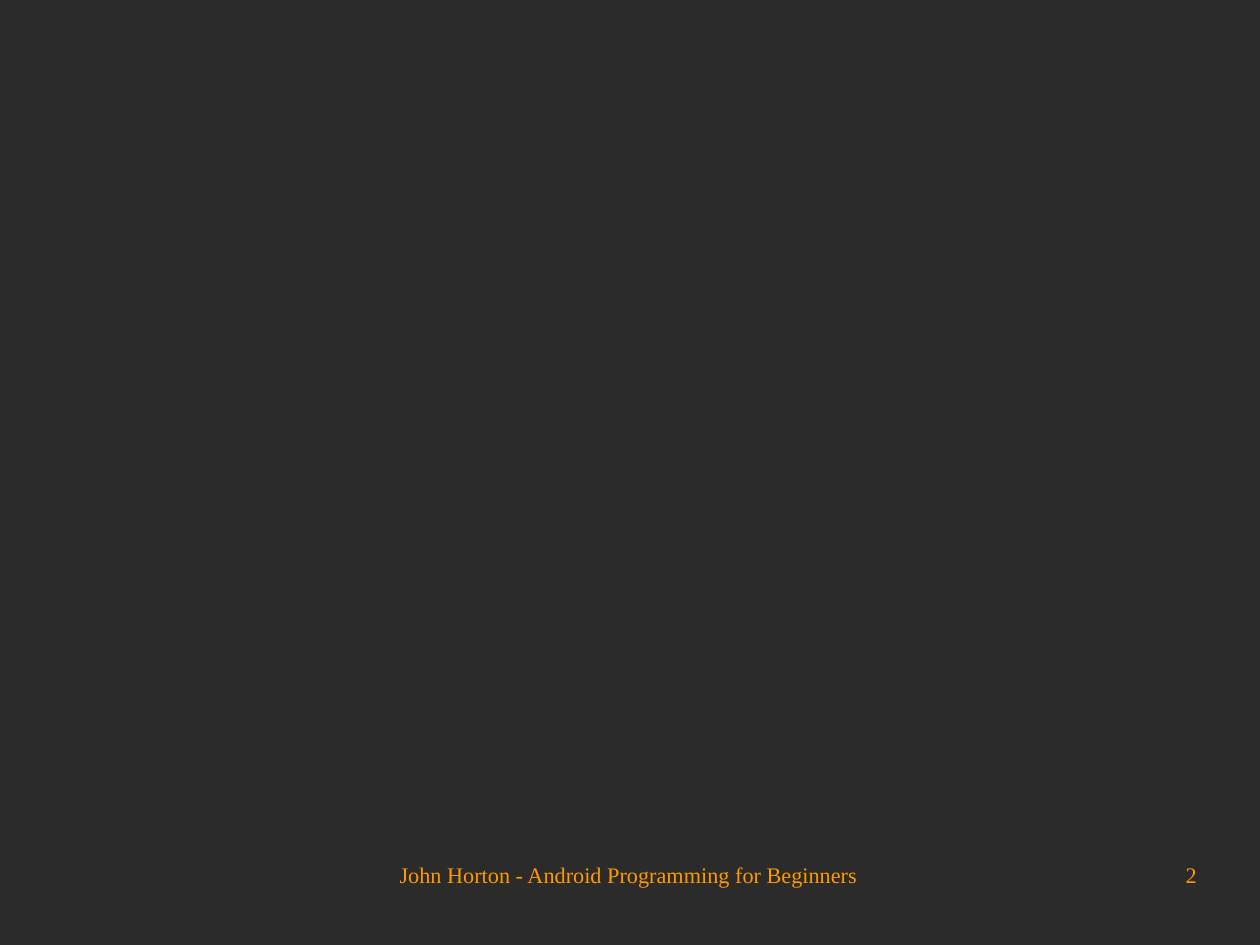
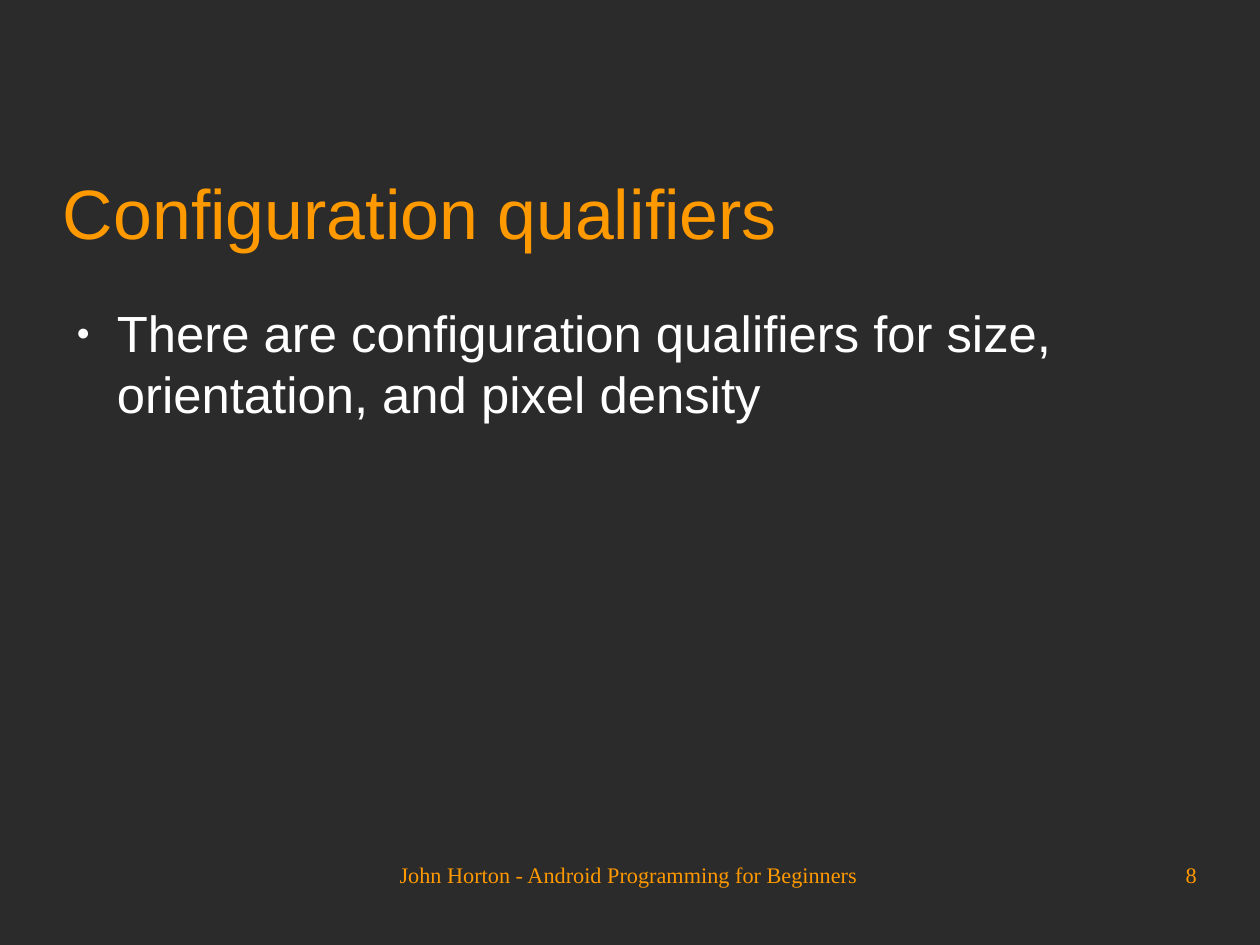
Before and after one commit to Academy-Soft-Intellect/Android-Programming-for-Beginners, a slide deck: slide 8 of 18_Design_Patterns_Fragments_and_the_Real_World.odp (slide 2 before the commit). Drawn at 1260x945 pixels with LibreOffice and Linux fonts; fonts in the diff are those of the drawing; background and template pictures are left out; a plain dark background stands for a picture behind light text. Boxes give left, top, right and bottom in pixels: in the first picture for what was removed or moved away, otherwise in the second. Text is boxed around its words. In the diff, an @@ line names an element or a change of style, - is before the commit and + after.

```diff
--- a/18_Design_Patterns_Fragments_and_the_Real_World.odp
+++ b/18_Design_Patterns_Fragments_and_the_Real_World.odp
@@ title added at (63, 188, 777, 252), 44 pt, text #FF9900 @@
+Configuration qualifiers
@@ text added at (117, 315, 1051, 424), 32 pt, text #FFFFFF @@
+● There are configuration qualifiers for size, orientation, and pixel density
@@ page number at (1186, 868, 1197, 883): text changed @@
-2
+8
```
Also in this commit, not shown: 1 other slide changed, 11 slides added.
